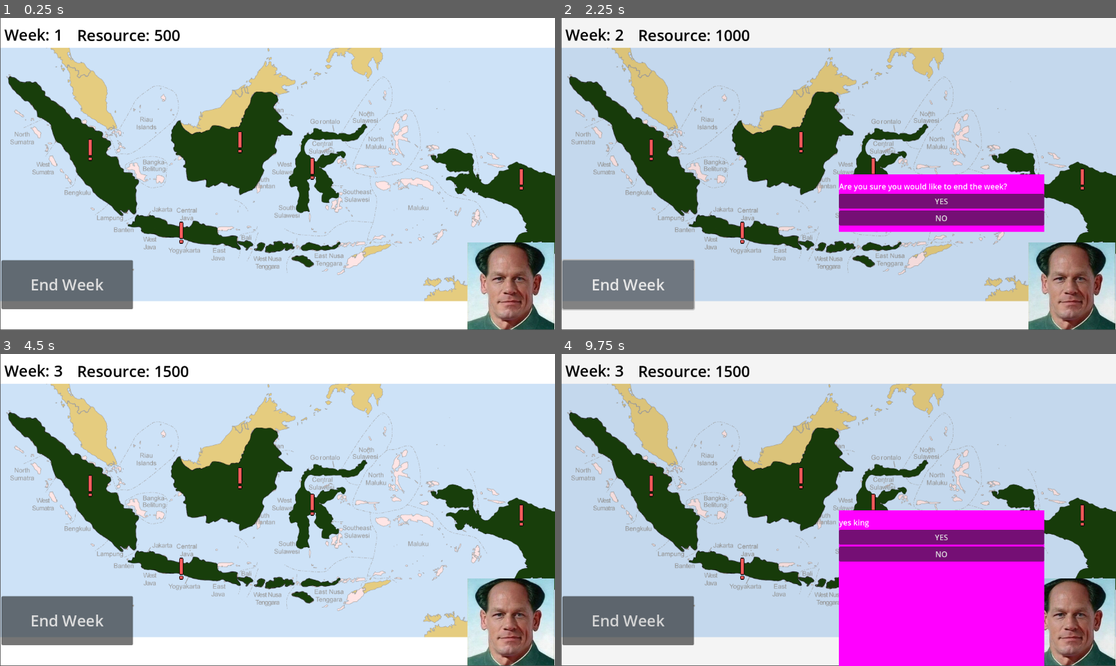
Above: before the commit, frames 1-4 (two rows, left to right).
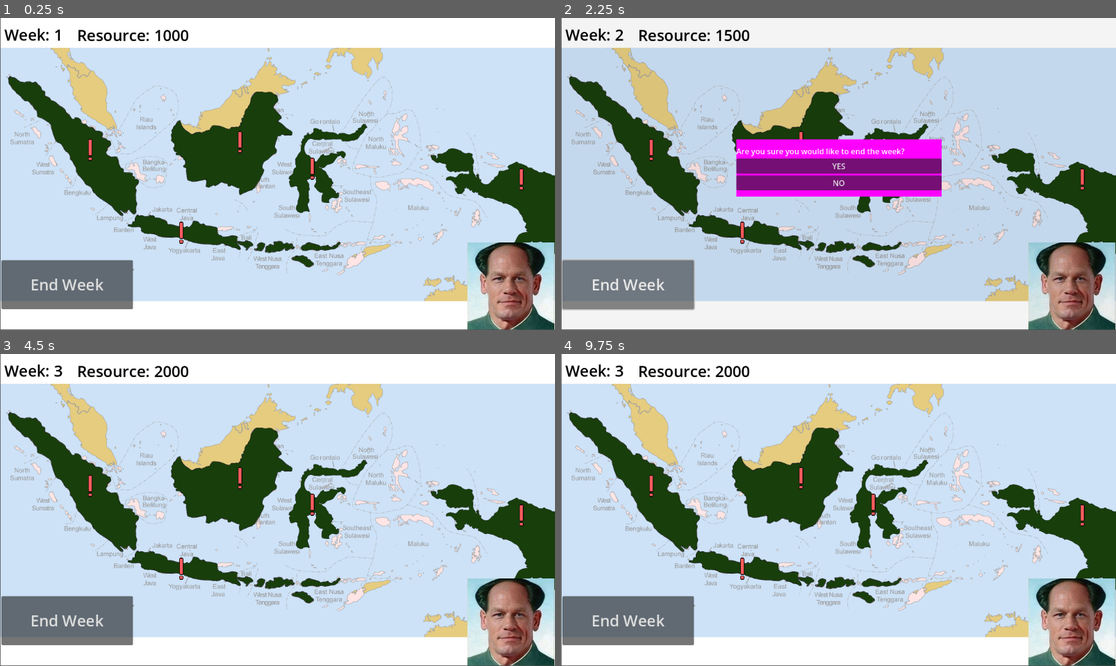
Above: after the commit, the same moments.

Repository: SSSalvan/O.M.G.A.M.M.A
Game: Godot game, scene res://scenes/main_gameplay.tscn
The game is run twice, just before and just after one commit, with the same random seed, the same clock (stepped at 60 frames per second) and the same inputs. This scene is started directly instead of the project's main scene.
Inputs (mouse positions are in pixels of both pictures, inside the frame that each line leads up to):
- Up to frame 1 (0.25 s): no input
- Up to frame 2 (2.25 s): click "End Week" at 0.5 s; click "YES" at 1.25 s; click "End Week" at 2 s
- Up to frame 3 (4.5 s): click "NO" at 2.75 s; click "End Week" at 3.5 s; click "YES" at 4.25 s
- Up to frame 4 (9.75 s): tap Enter at 5, 6.5, 8 s; move the mouse to (960, 494) at 5.02 s; click (960, 494) at 5.17 s; tap Space at 5.75, 7.25, 8.75 s; move the mouse to (727, 525) at 5.77 s; click (727, 525) at 5.92 s; move the mouse to (894, 441) at 6.52 s; click (894, 441) at 6.67 s; move the mouse to (810, 572) at 7.27 s; click (810, 572) at 7.42 s; move the mouse to (1005, 556) at 8.02 s; click (1005, 556) at 8.17 s; move the mouse to (672, 463) at 8.77 s; click (672, 463) at 8.92 s; move the mouse to (866, 510) at 9.52 s; click (866, 510) at 9.67 s

The runs differ from the first frame. In frame 1, less than 0.1% of the frame differs, in the area x 27-34%, y 3-8%; in frame 2, 12%; in frame 3, less than 0.1%; in frame 4, 19%, in the area x 27-88%, y 3-100%.

Commit message:
ambasing

Diff:
--- a/calamity-control/scenes/develop_province.tscn
+++ b/calamity-control/scenes/develop_province.tscn
@@ -12,6 +12,8 @@
 top_level = true
 layout_mode = 3
 anchors_preset = 0
+offset_left = -328.0
+offset_top = -72.0
 offset_right = 40.0
 offset_bottom = 40.0
 
@@ -33,8 +35,8 @@
 layout_mode = 0
 offset_left = 1.0
 offset_top = 1.0
-offset_right = 427.0
-offset_bottom = 402.0
+offset_right = 652.0
+offset_bottom = 127.0
 mouse_filter = 0
 texture = SubResource("Texture2DRD_fmipi")
 
@@ -48,14 +50,14 @@
 [node name="YES" type="Button" parent="Action_Select/Popup"]
 layout_mode = 2
 offset_top = 40.0
-offset_right = 426.0
+offset_right = 650.0
 offset_bottom = 71.0
 text = "YES"
 
 [node name="NO" type="Button" parent="Action_Select/Popup"]
 layout_mode = 2
 offset_top = 75.0
-offset_right = 426.0
+offset_right = 650.0
 offset_bottom = 106.0
 text = "NO
 "
--- a/calamity-control/scenes/main_gameplay.tscn
+++ b/calamity-control/scenes/main_gameplay.tscn
@@ -47,36 +47,6 @@
 rotation = -0.825563
 shape = SubResource("CapsuleShape2D_r640c")
 
-[node name="Sumatra" type="Sprite2D" parent="GameManager"]
-position = Vector2(-388, -50)
-scale = Vector2(0.108824, 0.142647)
-texture = ExtResource("3_xa1hq")
-script = ExtResource("4_r8kal")
-
-[node name="Kalimantan" type="Sprite2D" parent="GameManager"]
-position = Vector2(-77, -66)
-scale = Vector2(0.108824, 0.142647)
-texture = ExtResource("3_xa1hq")
-script = ExtResource("4_r8kal")
-
-[node name="Papua" type="Sprite2D" parent="GameManager"]
-position = Vector2(507, 11)
-scale = Vector2(0.108824, 0.142647)
-texture = ExtResource("3_xa1hq")
-script = ExtResource("4_r8kal")
-
-[node name="Jawa" type="Sprite2D" parent="GameManager"]
-position = Vector2(-199, 122)
-scale = Vector2(0.108824, 0.142647)
-texture = ExtResource("3_xa1hq")
-script = ExtResource("4_r8kal")
-
-[node name="Sulawesi" type="Sprite2D" parent="GameManager"]
-position = Vector2(73, -11)
-scale = Vector2(0.108824, 0.142647)
-texture = ExtResource("3_xa1hq")
-script = ExtResource("4_r8kal")
-
 [node name="Camera2D" type="Camera2D" parent="GameManager"]
 
 [node name="Week Counter" type="Label" parent="GameManager"]
@@ -105,6 +75,36 @@
 offset_right = -537.0
 offset_bottom = 219.0
 
+[node name="Sumatra" type="Sprite2D" parent="GameManager/User Interface"]
+position = Vector2(185, -229)
+scale = Vector2(0.108824, 0.142647)
+texture = ExtResource("3_xa1hq")
+script = ExtResource("4_r8kal")
+
+[node name="Kalimantan" type="Sprite2D" parent="GameManager/User Interface"]
+position = Vector2(496, -245)
+scale = Vector2(0.108824, 0.142647)
+texture = ExtResource("3_xa1hq")
+script = ExtResource("4_r8kal")
+
+[node name="Papua" type="Sprite2D" parent="GameManager/User Interface"]
+position = Vector2(1080, -168)
+scale = Vector2(0.108824, 0.142647)
+texture = ExtResource("3_xa1hq")
+script = ExtResource("4_r8kal")
+
+[node name="Jawa" type="Sprite2D" parent="GameManager/User Interface"]
+position = Vector2(374, -57)
+scale = Vector2(0.108824, 0.142647)
+texture = ExtResource("3_xa1hq")
+script = ExtResource("4_r8kal")
+
+[node name="Sulawesi" type="Sprite2D" parent="GameManager/User Interface"]
+position = Vector2(646, -190)
+scale = Vector2(0.108824, 0.142647)
+texture = ExtResource("3_xa1hq")
+script = ExtResource("4_r8kal")
+
 [node name="End Week" type="Button" parent="GameManager/User Interface"]
 layout_mode = 0
 offset_right = 273.0
--- a/calamity-control/scenes/week_end_confirmation.tscn
+++ b/calamity-control/scenes/week_end_confirmation.tscn
@@ -11,6 +11,8 @@
 top_level = true
 layout_mode = 3
 anchors_preset = 0
+offset_left = -213.0
+offset_top = -73.0
 offset_right = 40.0
 offset_bottom = 40.0
 script = ExtResource("1_kcofj")
@@ -20,10 +22,10 @@
 anchors_preset = 15
 anchor_right = 1.0
 anchor_bottom = 1.0
-offset_left = -2615.0
-offset_top = -1528.0
-offset_right = 3159.0
-offset_bottom = 1411.0
+offset_left = -1692.0
+offset_top = -1961.0
+offset_right = 4082.0
+offset_bottom = 978.0
 grow_horizontal = 2
 grow_vertical = 2
 color = Color(0, 0, 0, 0.0431373)
--- a/calamity-control/scripts/background_blocker.gd
+++ b/calamity-control/scripts/background_blocker.gd
@@ -1,11 +1,11 @@
 extends ColorRect
 
-
-# Called when the node enters the scene tree for the first time.
 func _ready() -> void:
 	self.mouse_filter = Control.MOUSE_FILTER_STOP
-	print("BackgroundBlocker is active!")
+	#print("BackgroundBlocker is active!")
+	self.visible = true
 
-# Called every frame. 'delta' is the elapsed time since the previous frame.
-func _process(delta: float) -> void:
-	pass
+func _gui_input(event: InputEvent) -> void:
+	if event is InputEventMouseButton or event is InputEventMouseMotion:
+		accept_event()  # Block input from propagating
+		#print("Background blocked input: ", event)
--- a/calamity-control/scripts/develop_province.gd
+++ b/calamity-control/scripts/develop_province.gd
@@ -3,23 +3,20 @@
 
 signal confirmed
 
+@export var game_manager: Node = null
 @onready var title = $Action_Select/Popup/Title
-
-func _ready():
-	title = get_node("Action_Select/Popup/Title")
-	print("Title node: ", title)
-	title.text = "yes king"
 
 func set_title_text(text: String):
 	if title:
 		title.text = text
-		title.queue_redraw()
+
+func _on_yes_pressed():
+	print("GameManager in popup: ", game_manager)
+	if game_manager and game_manager.resource >= 400:
+		confirmed.emit()
 	else:
-		print("Title node not found!")
-
-func _on_yes_pressed() -> void:
-	confirmed.emit()
+		print("Not enough resources!")
 	queue_free()
 
-func _on_no_pressed() -> void:
+func _on_no_pressed():
 	queue_free()
--- a/calamity-control/scripts/game_manager.gd
+++ b/calamity-control/scripts/game_manager.gd
@@ -2,9 +2,10 @@
 
 @onready var week_counter: Label = $"Week Counter"
 @onready var resource_counter: Label = $"Resource Counter"
+@onready var game_manager = get_parent().get_parent()
 
 var week: int = 1
-var resource: int = 500
+var resource: int = 1000
 
 func _on_end_week_pressed() -> void:
 
@@ -12,7 +13,6 @@
 	add_child(confirm_scene)
 
 	confirm_scene.move_to_front()
-
 
 	var control_node = confirm_scene.get_node("Confirm_Week")
 
@@ -22,12 +22,14 @@
 		control_node.confirmed.connect(self.weekly_income_resource)
 	else:
 		print("ERROR: Signal 'confirmed' not found!")  # Debugging
-
 	print("Button Pressed")
 
+
 func _ready():
+	#print("Game Manager: ", game_manager)
 	update_week_label()
 	update_resource_label()
+	get_tree().root.print_tree_pretty()
 
 func next_week():
 	week += 1
--- a/calamity-control/scripts/province.gd
+++ b/calamity-control/scripts/province.gd
@@ -1,6 +1,5 @@
 extends Sprite2D
-@onready var game_manager = get_parent()
-
+@onready var game_manager = get_node("/root/MainGameplay/GameManager")
 
 @export var province_name: String = ""  # Name of the province
 var development_level: int = 0  # Province-specific status
@@ -10,7 +9,7 @@
 	province_name = name
 
 func _input(event: InputEvent) -> void:
-	if event is InputEventMouseButton and event.pressed and event.button_index == MOUSE_BUTTON_LEFT:
+	if event is InputEventMouseButton and not event.pressed and event.button_index == MOUSE_BUTTON_LEFT:
 		var mouse_pos = to_local(get_global_mouse_position())  # Get global mouse position
 		if get_rect().has_point(mouse_pos):  # Convert mouse position to local and check
 			print(province_name, " Selected")
@@ -18,18 +17,24 @@
 
 func show_development_prompt():
 	var confirm_scene = load("res://scenes/develop_province.tscn").instantiate()
+	get_tree().current_scene.add_child(confirm_scene)
+
 	var popup = confirm_scene as DevelopProvince
 	if popup:
-		popup.set_title_text("Develop " + province_name + "?")
-		get_tree().current_scene.add_child(confirm_scene)
-		confirm_scene.move_to_front()
-		print("Setting label update")
+		popup.game_manager = get_tree().root.get_node("MainGameplay/GameManager")
+		print("GameManager assigned in popup:", popup.game_manager)
+
+		await get_tree().process_frame
+		popup.set_title_text("Would you like to develop " + province_name + "? (400)")
+		popup.position = get_viewport_rect().size * 0.5 + Vector2(-500, 0)
+
+		popup.confirmed.connect(self.increase_development)
 	else:
 		print("Failed to cast confirm_scene to DevelopProvince")
 
-
-
 func increase_development():
+	print("GameManager in popup:", game_manager)
+	print("Current resources:", game_manager.resource)
 	if game_manager.resource >= 400:
 		game_manager.resource -= 400
 		development_level += 1
